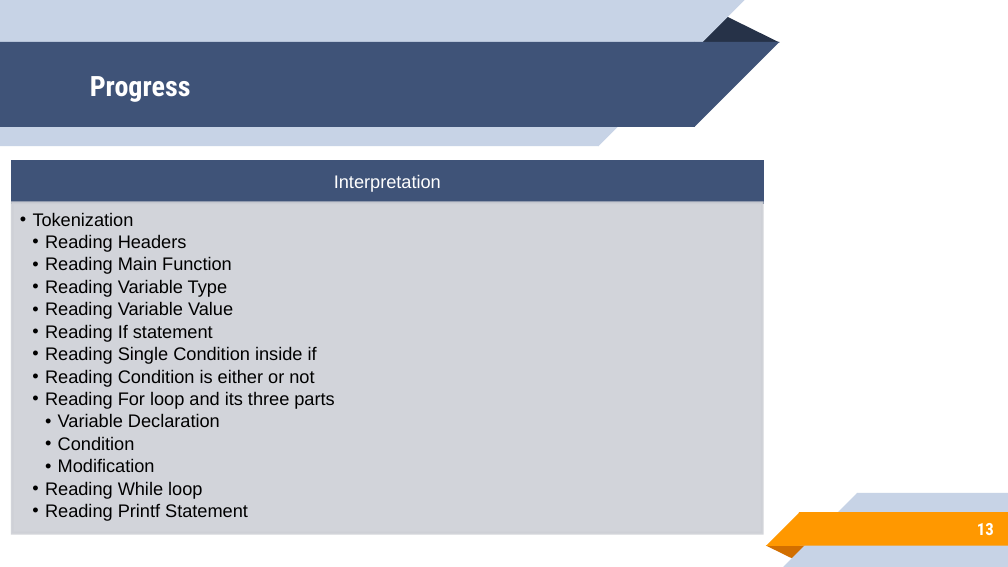
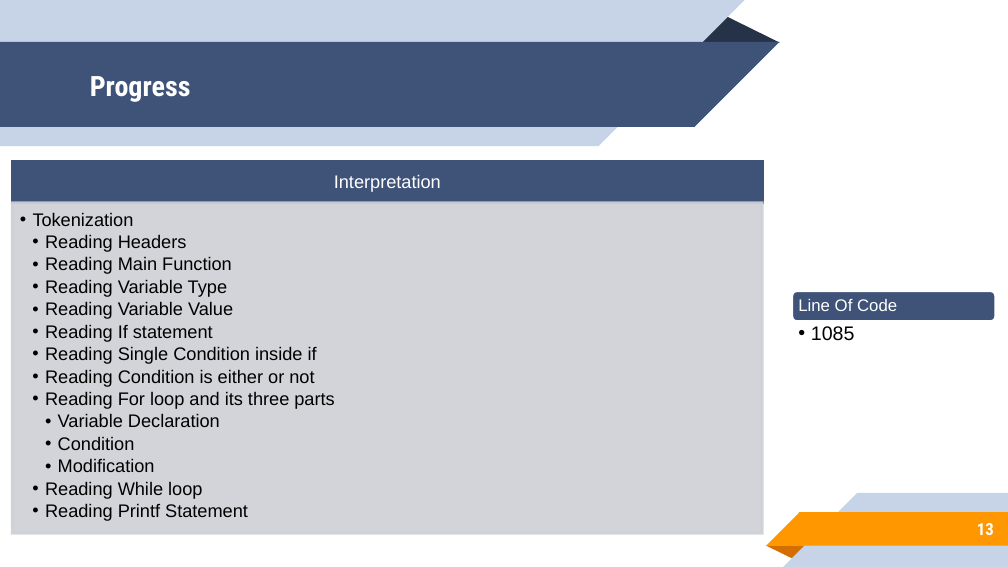
Before and after one commit to samdani91/SPL-1, a slide deck: slide 13 of SPL-1_Mid Presentation.pptx. Drawn at 1008x567 pixels with LibreOffice and Linux fonts; fonts in the diff are those of the drawing. Boxes give left, top, right and bottom in pixels: in the first picture for what was removed or moved away, otherwise in the second. Text is boxed around its words. In the diff, an @@ line names an element or a change of style, - is before the commit and + after.

```diff
--- a/SPL-1_Mid Presentation.pptx
+++ b/SPL-1_Mid Presentation.pptx
@@ rounded rectangle added at [792, 290, 996, 322], fill #3F5378, outline #FFFFFF 2 pt @@
@@ text added at [798, 299, 897, 311], 12 pt, text #FFFFFF @@
+Line Of Code
@@ text added at [811, 326, 855, 341], 14 pt, text #000000 @@
+  • 1085
```
Also in this commit, not shown: 1 other slide changed.
